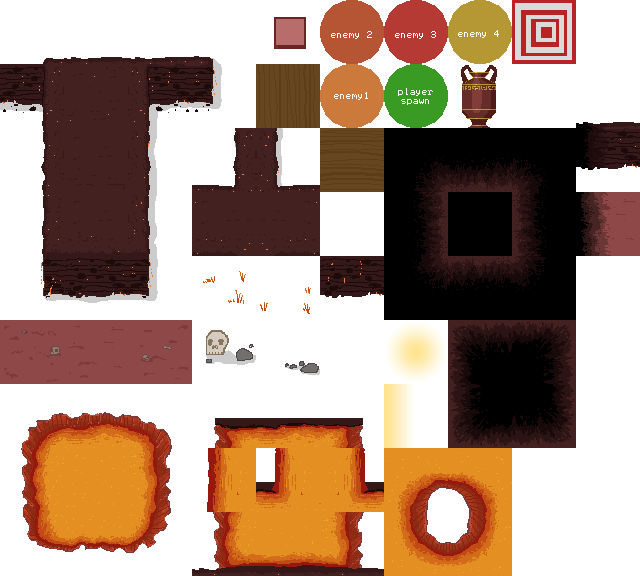
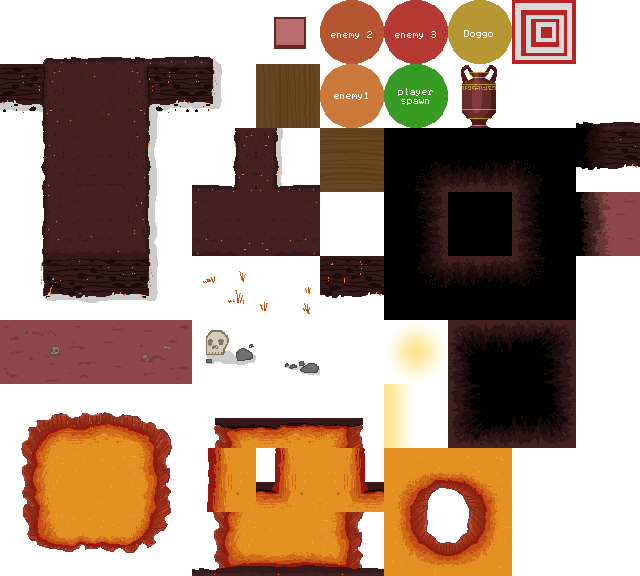
Before/after of a 640px x 576px layered artwork. What changed in the layer stack:
renamed "enemy 4" to "Doggo", painted on it over [left=458, top=30, right=499, bottom=38]
